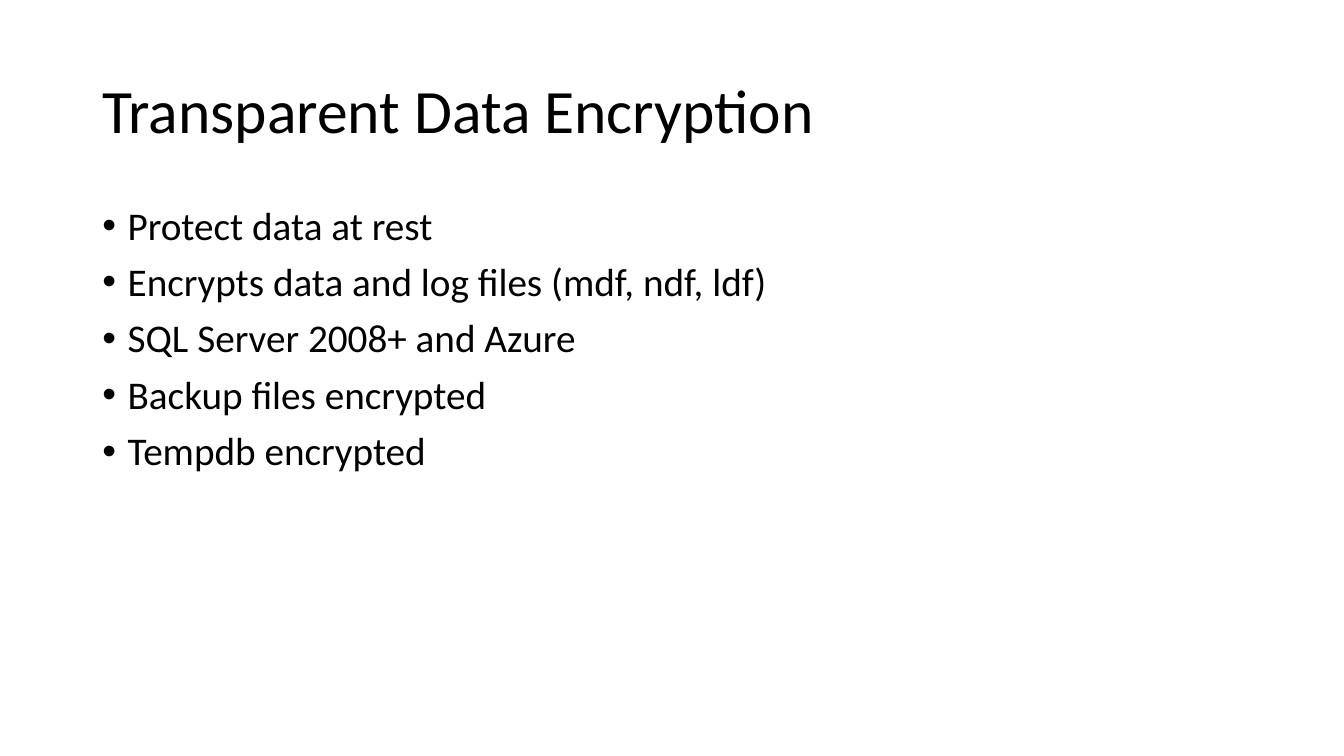
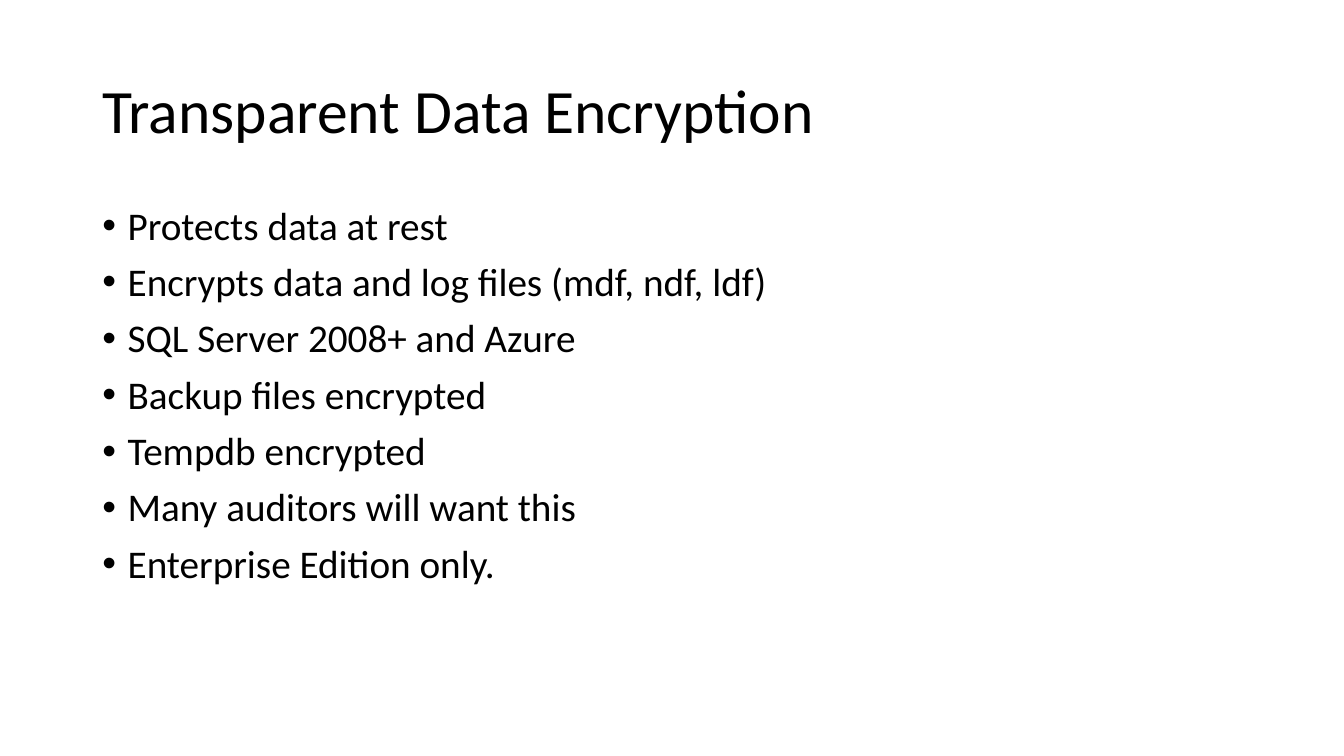
Before and after one commit to way0utwest/EndtoEndEncryptedSQL2016, a slide deck: slide 7 of Getting Started with Encryption in SQL 2016.pptx. Drawn at 1344x756 pixels with LibreOffice and Linux fonts; fonts in the diff are those of the drawing. Boxes give left, top, right and bottom in pixels: in the first picture for what was removed or moved away, otherwise in the second. Text is boxed around its words. In the diff, an @@ line names an element or a change of style, - is before the commit and + after.

Commit message:
Updated PPT
Column encryption, TDE, RLS demo cleanup. AE image.

```diff
--- a/Getting Started with Encryption in SQL 2016.pptx
+++ b/Getting Started with Encryption in SQL 2016.pptx
@@ text at (128,212,448,241): text changed @@
-• Protect data at rest
+• Protects data at rest
@@ text at (128,493,576,585): paragraphs added @@
+• Many auditors will want this
+• Enterprise Edition only.
```
Also in this commit, not shown: 4 other slides changed, 4 slides added, 5 slides removed.
